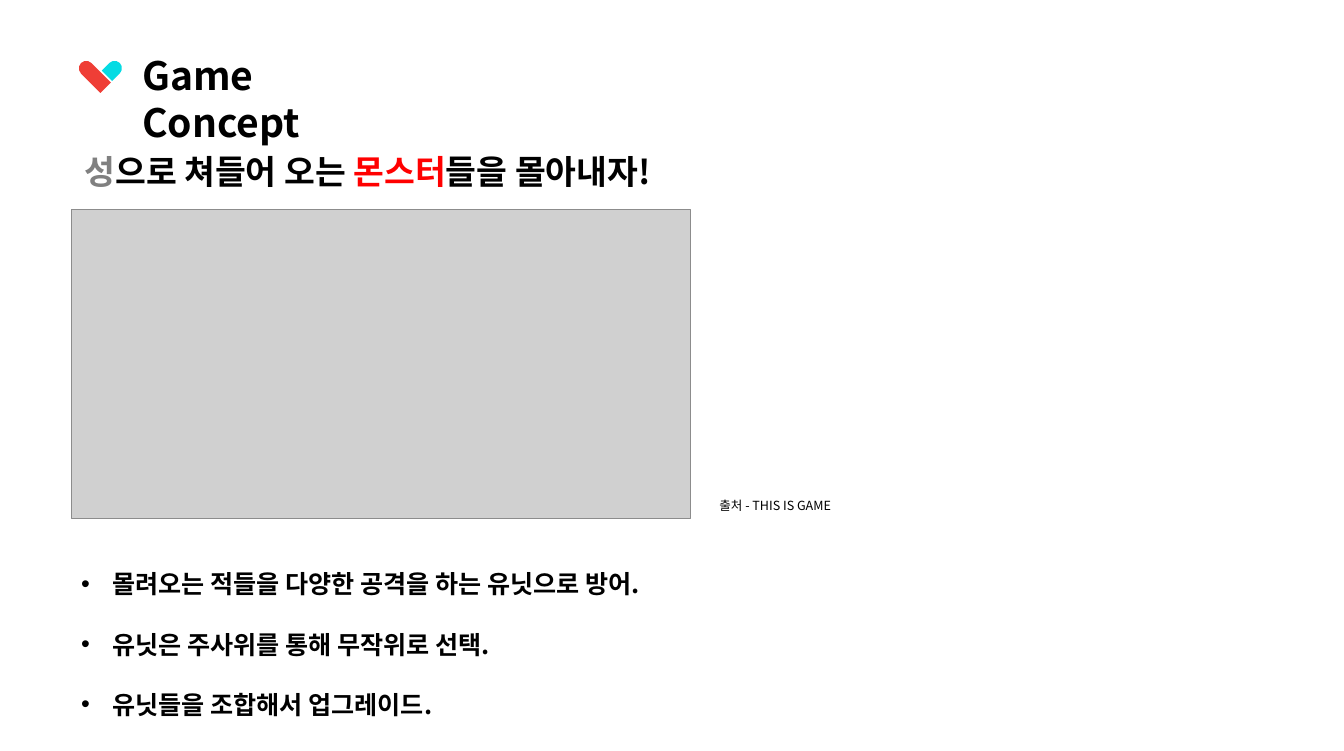
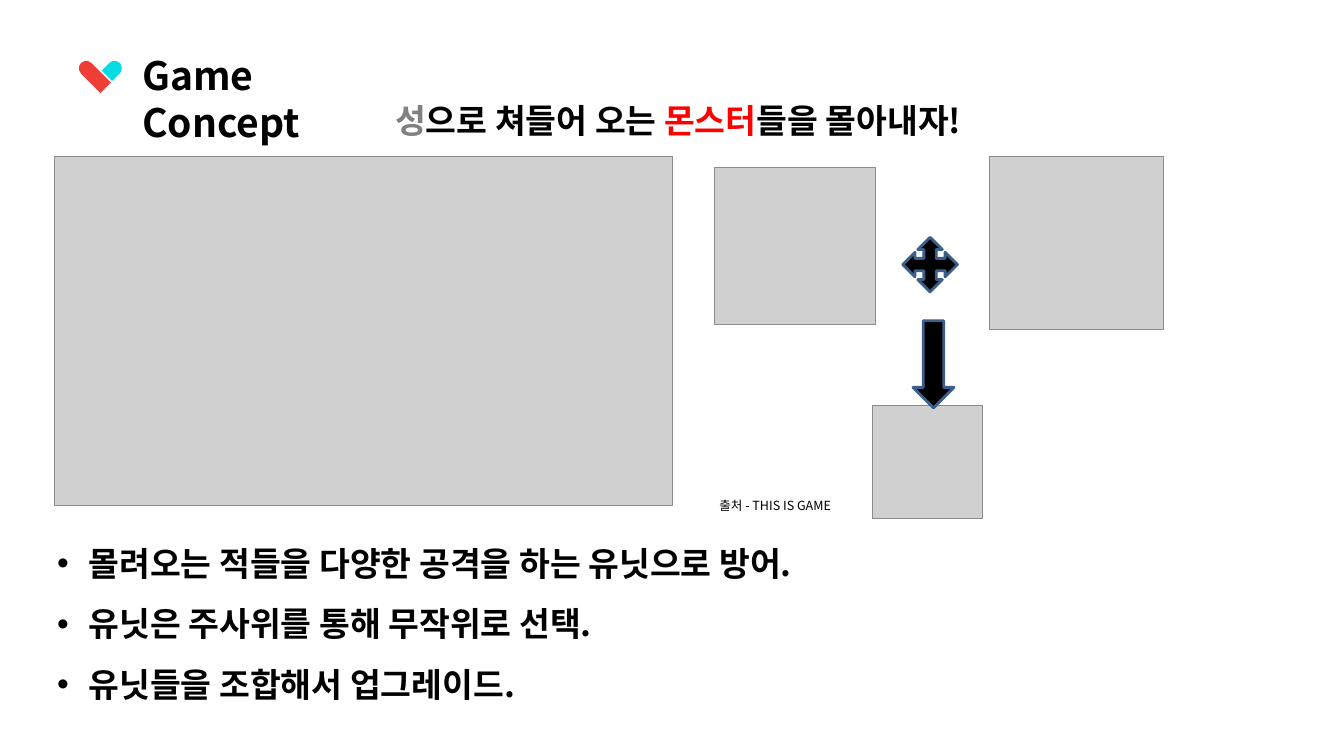
Before and after one commit to aw15/2DPythonGame, a slide deck: slide 2 of 2017_2dgp_프로젝트기획서.pptx. Drawn at 1344x751 pixels with LibreOffice and Linux fonts; fonts in the diff are those of the drawing; grey boxes stand for pictures. Boxes give left, top, right and bottom in pixels: in the first picture for what was removed or moved away, otherwise in the second. Text is boxed around its words. In the diff, an @@ line names an element or a change of style, - is before the commit and + after.

```diff
--- a/2017_2dgp_프로젝트기획서.pptx
+++ b/2017_2dgp_프로젝트기획서.pptx
@@ text "성으로 쳐들어 오는 몬스터들을 몰아내자!": place and size @@
-text "성으로 쳐들어 오는 몬스터들을 몰아내자!" at (84,156,651,187)
+text "성으로 쳐들어 오는 몬스터들을 몰아내자!" at (395,105,962,136)
@@ picture: place and size @@
-picture at (71,210,691,519)
+picture at (54,157,671,506)
@@ picture added at (715,168,875,324) @@
@@ picture added at (990,157,1164,329) @@
@@ quad arrow added at (902,237,958,291), fill #000000, outline #3A5F8C 2 pt @@
@@ right arrow added at (912,320,954,408), fill #000000, outline #3A5F8C 2 pt @@
@@ picture added at (872,406,983,519) @@
@@ text "몰려오는 적들을 다양한 공격을 하는 ...": place and size @@
-text "몰려오는 적들을 다양한 공격을 하는 ..." at (112,572,639,717)
+text "몰려오는 적들을 다양한 공격을 하는 ..." at (89,548,791,700)
@@ text "몰려오는 적들을 다양한 공격을 하는 ..." at (89,548,791,700): size 18 to 24 pt; line spacing 2 to 1.5 @@
```
Also in this commit, not shown: 4 other slides changed, 2 other files.
